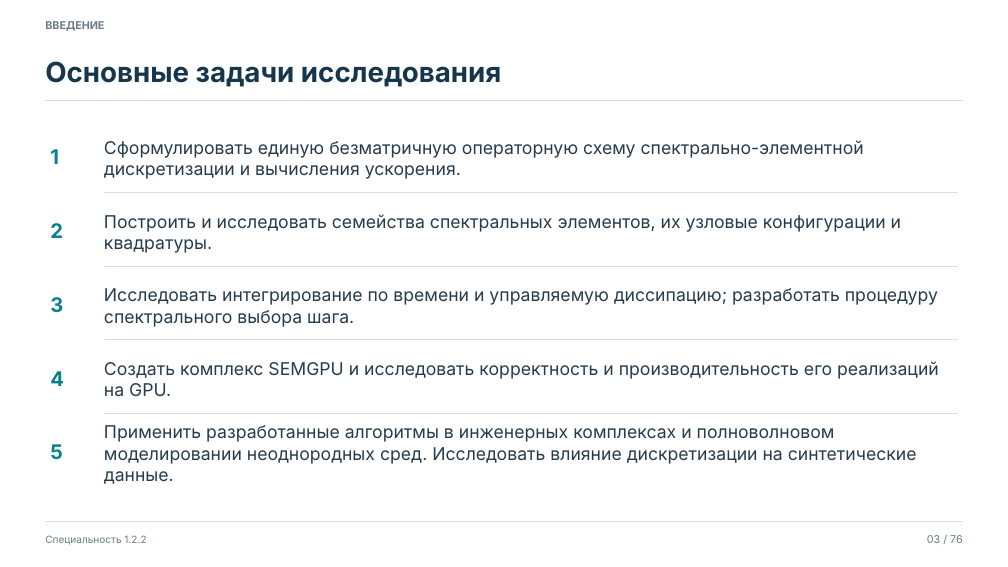
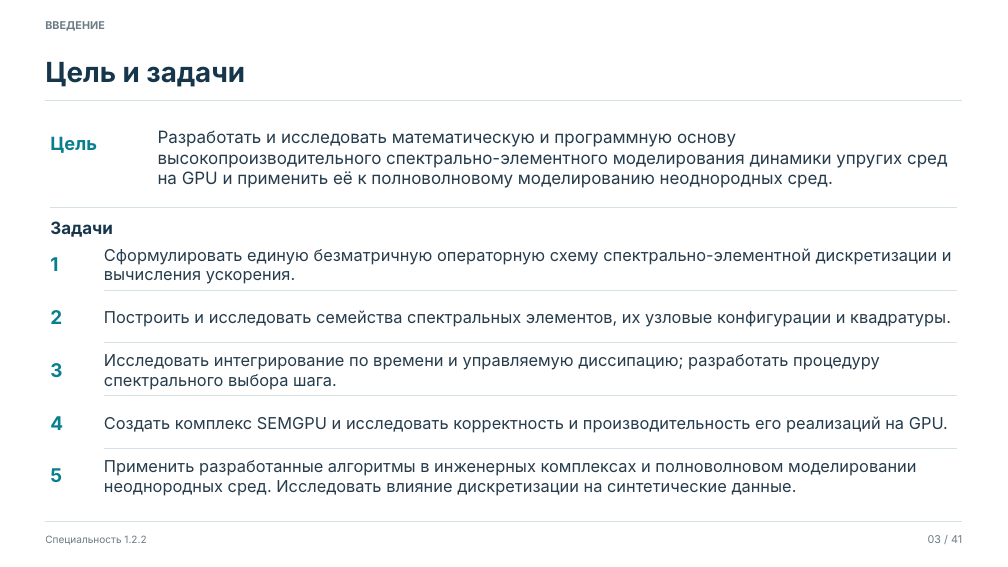
Before and after one commit to yartmihant/Students6Year2026, a slide deck: slide 3 of lesson9/Предзащита.pptx. Drawn at 1008x567 pixels with LibreOffice and Linux fonts; fonts in the diff are those of the drawing. Boxes give left, top, right and bottom in pixels: in the first picture for what was removed or moved away, otherwise in the second. Text is boxed around its words. In the diff, an @@ line names an element or a change of style, - is before the commit and + after.

```diff
--- a/lesson9/Предзащита.pptx
+++ b/lesson9/Предзащита.pptx
@@ text at [45, 62, 245, 87]: text changed @@
-Основные задачи исследования
+Цель и задачи
@@ text added at [50, 136, 97, 153], 21.7 pt, text #087F8C, bold @@
+Цель
@@ text added at [158, 130, 947, 188], 20.2 pt, text #263C4C @@
+Разработать и исследовать математическую и программную основу высокопроизводительного спектрально-элементного моделирования динамики упругих сред на GPU и применить её к полноволновому моделированию неоднородных сред.
@@ freeform shape: place and size @@
-freeform shape at [104, 192, 957, 192]
+freeform shape at [50, 207, 957, 207]
@@ freeform shape at [50, 207, 957, 207]: outline #D6E1E5 0.6 pt to #D6E1E5 0.9 pt @@
@@ text added at [50, 221, 113, 237], 20.2 pt, text #16364B, bold @@
+Задачи
@@ size 24 to 22.5 pt in 5 elements at [50, 468, 62, 482], [50, 416, 63, 430], [50, 363, 62, 377], [50, 310, 62, 324], [50, 257, 58, 271] @@
@@ text "1": place and size @@
-text "1" at [50, 149, 59, 164]
+text "1" at [50, 257, 58, 271]
@@ size 21 to 19.5 pt in 5 elements at [104, 460, 916, 496], [104, 416, 948, 433], [104, 354, 880, 390], [104, 310, 951, 327], [104, 248, 952, 284] @@
@@ text "Сформулировать единую безматричную операторную схему ...": place and size @@
-text "Сформулировать единую безматричную операторную схему ..." at [104, 140, 864, 179]
+text "Сформулировать единую безматричную операторную схему ..." at [104, 248, 952, 284]
@@ text "2": place and size @@
-text "2" at [50, 223, 63, 238]
+text "2" at [50, 310, 62, 324]
@@ text "Построить и исследовать семейства спектральных ...": place and size @@
-text "Построить и исследовать семейства спектральных ..." at [104, 214, 901, 253]
+text "Построить и исследовать семейства спектральных ..." at [104, 310, 951, 327]
@@ freeform shape: place and size @@
-freeform shape at [104, 266, 957, 266]
+freeform shape at [104, 290, 957, 290]
@@ text "3": place and size @@
-text "3" at [50, 297, 63, 312]
+text "3" at [50, 363, 62, 377]
@@ text "Исследовать интегрирование по времени и ...": place and size @@
-text "Исследовать интегрирование по времени и ..." at [104, 288, 938, 327]
+text "Исследовать интегрирование по времени и ..." at [104, 354, 880, 390]
@@ freeform shape: place and size @@
-freeform shape at [104, 339, 957, 339]
+freeform shape at [104, 343, 957, 343]
@@ text "4": place and size @@
-text "4" at [50, 371, 64, 386]
+text "4" at [50, 416, 63, 430]
@@ text "Создать комплекс SEMGPU и исследовать ...": place and size @@
-text "Создать комплекс SEMGPU и исследовать ..." at [104, 361, 939, 397]
+text "Создать комплекс SEMGPU и исследовать ..." at [104, 416, 948, 433]
@@ freeform shape: place and size @@
-freeform shape at [104, 413, 957, 413]
+freeform shape at [104, 395, 957, 395]
@@ freeform shape added at [104, 449, 957, 449], outline #D6E1E5 0.6 pt @@
@@ text "5": place and size @@
-text "5" at [50, 444, 63, 459]
+text "5" at [50, 468, 62, 482]
@@ text "Применить разработанные алгоритмы в инженерных ...": place and size @@
-text "Применить разработанные алгоритмы в инженерных ..." at [104, 425, 917, 484]
+text "Применить разработанные алгоритмы в инженерных ..." at [104, 460, 916, 496]
@@ text at [928, 535, 962, 543]: text changed @@
-03 / 76
+03 / 41
```
Also in this commit, not shown: 14 other slides changed, 26 slides added, 61 slides removed, 22 other files.
